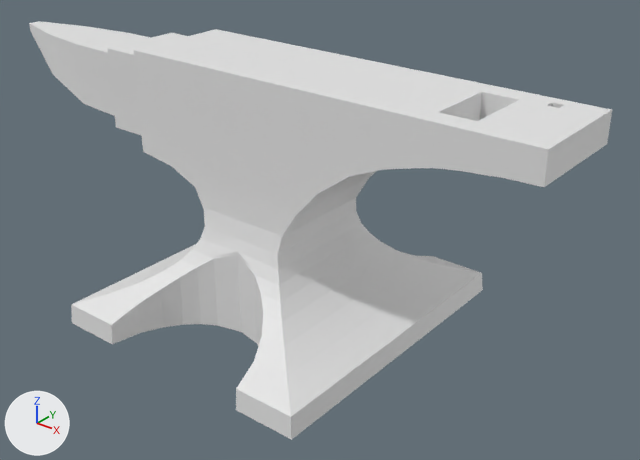
The Blender file Work/Models/anvil.blend as it was, and as the next commit left it.
Camera for both pictures: a 50 mm camera at (0.514, -0.584, 0.462) aimed at (0.026, 0.027, 0.083). Lighting does not change. The marker at lower left points along +X, +Y and +Z.

The first picture shows 'Anvil'.
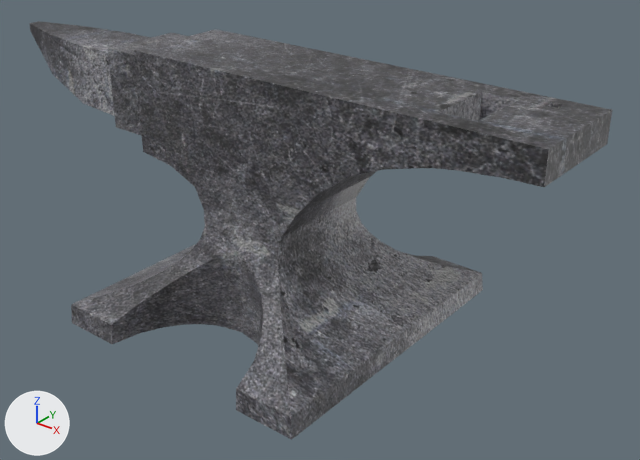
Edits to the bpy script that builds the scene:
```text
Add img_metal_dds:
    img_metal_dds = load_image('metal.dds', '../../Resources/Textures/metal.dds', 2048, 2048, 'sRGB')
Add mat_material_001:
    mat_material_001 = principled_material('Material.001')
    mat_material_001.texture = img_metal_dds
Change me_cube_001:
    where me_cube_001.from_pydata(...)  # 960 vertices, 958 faces; spans x -3.68..2.87, y 0.0..2.53, z -1.55..1.55
    add me_cube_001.materials.append(mat_material_001)  # picture img_metal_dds
```

Location of each change, [x1, y1, x2, y2] in pixels of the pictures (640 x 460 px):
'Anvil', recoloured (white to grey)
    both: [29, 21, 612, 440]
